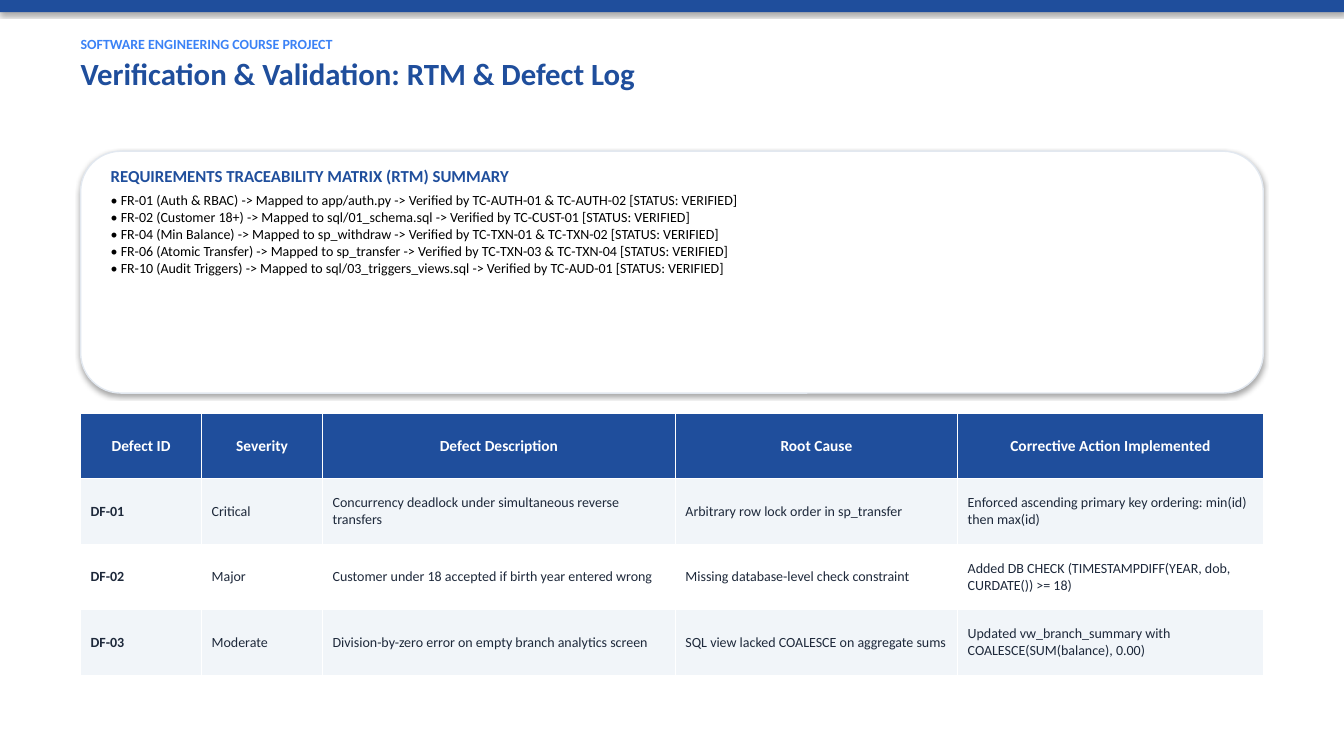
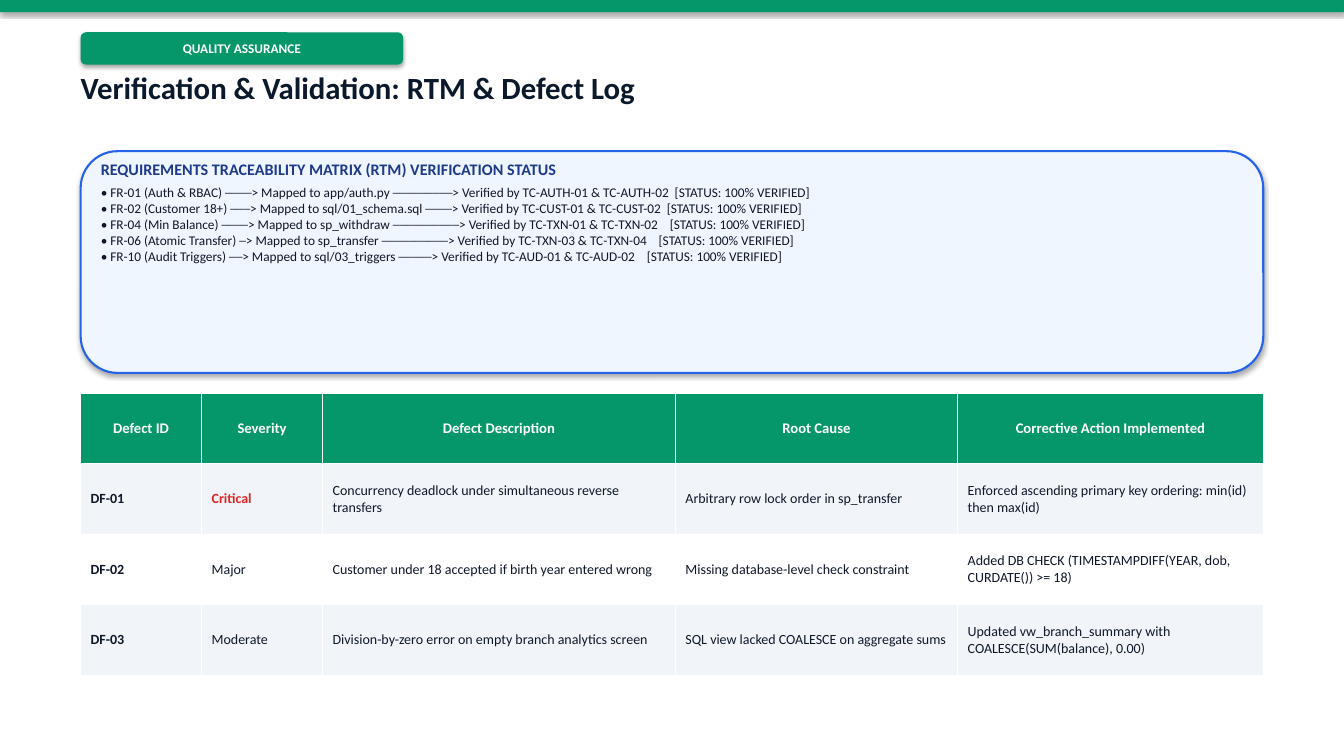
Before and after one commit to shreyasghatekar1-prog/Database-Management-System-Course-Project, a slide deck: slide 28 of Bank_Management_System_Software_Engineering_Presentation.pptx. Drawn at 1344x756 pixels with LibreOffice and Linux fonts; fonts in the diff are those of the drawing. Boxes give left, top, right and bottom in pixels: in the first picture for what was removed or moved away, otherwise in the second. Text is boxed around its words. In the diff, an @@ line names an element or a change of style, - is before the commit and + after.

```diff
--- a/Bank_Management_System_Software_Engineering_Presentation.pptx
+++ b/Bank_Management_System_Software_Engineering_Presentation.pptx
@@ rectangle at bbox=[0, 0, 1344, 12]: fill #1F4E9C to #059669 @@
@@ text at bbox=[81, 40, 333, 49]: paragraph removed @@
-SOFTWARE ENGINEERING COURSE PROJECT
@@ rounded rectangle added at bbox=[81, 32, 403, 65], fill #059669, 9.5 pt, text #FFFFFF, bold @@
+QUALITY ASSURANCE
@@ text "Verification & Validation: RTM & ...": place and size @@
-text "Verification & Validation: RTM & ..." at bbox=[81, 40, 635, 91]
+text "Verification & Validation: RTM & ..." at bbox=[81, 77, 635, 105]
@@ text "Verification & Validation: RTM & ..." at bbox=[81, 77, 635, 105]: text colour #1F4E9C to #0B192C; less space between paragraphs @@
@@ rounded rectangle: place and size @@
-rounded rectangle at bbox=[81, 151, 1263, 393]
+rounded rectangle at bbox=[81, 151, 1263, 373]
@@ rounded rectangle at bbox=[81, 151, 1263, 373]: fill #FFFFFF to #EFF6FF; outline #E2E8F0 1 pt to #2563EB 1.5 pt @@
@@ text at bbox=[101, 163, 810, 264]: text changed; size 10 to 9.5 pt; text colour #000000 to #0F172A @@
-REQUIREMENTS TRACEABILITY MATRIX (RTM) SUMMARY
-• FR-01 (Auth & RBAC) -> Mapped to app/auth.py -> Verified by TC-AUTH-01 & TC-AUTH-02 [STATUS: VERIFIED]
-• FR-02 (Customer 18+) -> Mapped to sql/01_schema.sql -> Verified by TC-CUST-01 [STATUS: VERIFIED]
-• FR-04 (Min Balance) -> Mapped to sp_withdraw -> Verified by TC-TXN-01 & TC-TXN-02 [STATUS: VERIFIED]
-• FR-06 (Atomic Transfer) -> Mapped to sp_transfer -> Verified by TC-TXN-03 & TC-TXN-04 [STATUS: VERIFIED]
-• FR-10 (Audit Triggers) -> Mapped to sql/03_triggers_views.sql -> Verified by TC-AUD-01 [STATUS: VERIFIED]
+REQUIREMENTS TRACEABILITY MATRIX (RTM) VERIFICATION STATUS
+• FR-01 (Auth & RBAC) ────> Mapped to app/auth.py ─────────> Verified by TC-AUTH-01 & TC-AUTH-02 [STATUS: 100% VERIFIED]
+• FR-02 (Customer 18+) ───> Mapped to sql/01_schema.sql ────> Verified by TC-CUST-01 & TC-CUST-02 [STATUS: 100% VERIFIED]
+• FR-04 (Min Balance) ────> Mapped to sp_withdraw ──────────> Verified by TC-TXN-01 & TC-TXN-02 [STATUS: 100% VERIFIED]
+• FR-06 (Atomic Transfer) ─> Mapped to sp_transfer ──────────> Verified by TC-TXN-03 & TC-TXN-04 [STATUS: 100% VERIFIED]
+• FR-10 (Audit Triggers) ──> Mapped to sql/03_triggers ─────> Verified by TC-AUD-01 & TC-AUD-02 [STATUS: 100% VERIFIED]
@@ table at bbox=[81, 393, 1263, 676] @@
@@ fill #1F4E9C to #059669 in row 1 @@
@@ size 11 to 10.5 pt in "Defect ID", "Severity", "Defect Description", "Root Cause" and 1 more places @@
@@ text colour #1E293B to #0F172A in "DF-01", "Concurrency deadlock under simultaneous reverse transfers", "Arbitrary row lock order in sp_transfer", "Enforced ascending primary key ordering: min(id) then ..." and 10 more places @@
@@ text colour #1E293B to #DC2626, bold on in "Critical" @@
@@ table: place and size @@
-table at bbox=[81, 413, 1263, 676]
+table at bbox=[81, 393, 1263, 676]
```
Also in this commit, not shown: 26 other slides changed, 2 slides added, 2 slides removed, 1 other file.
